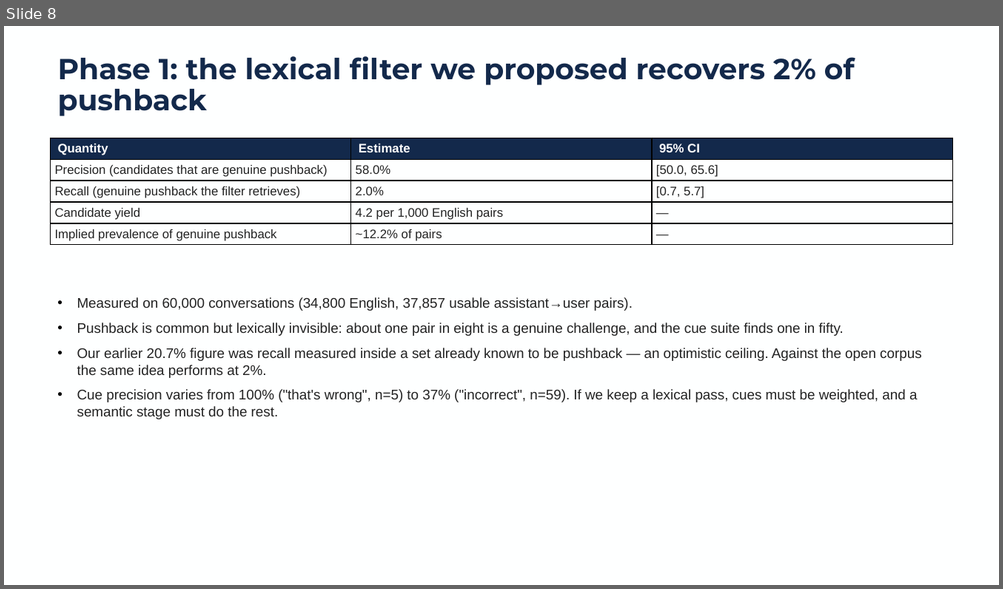
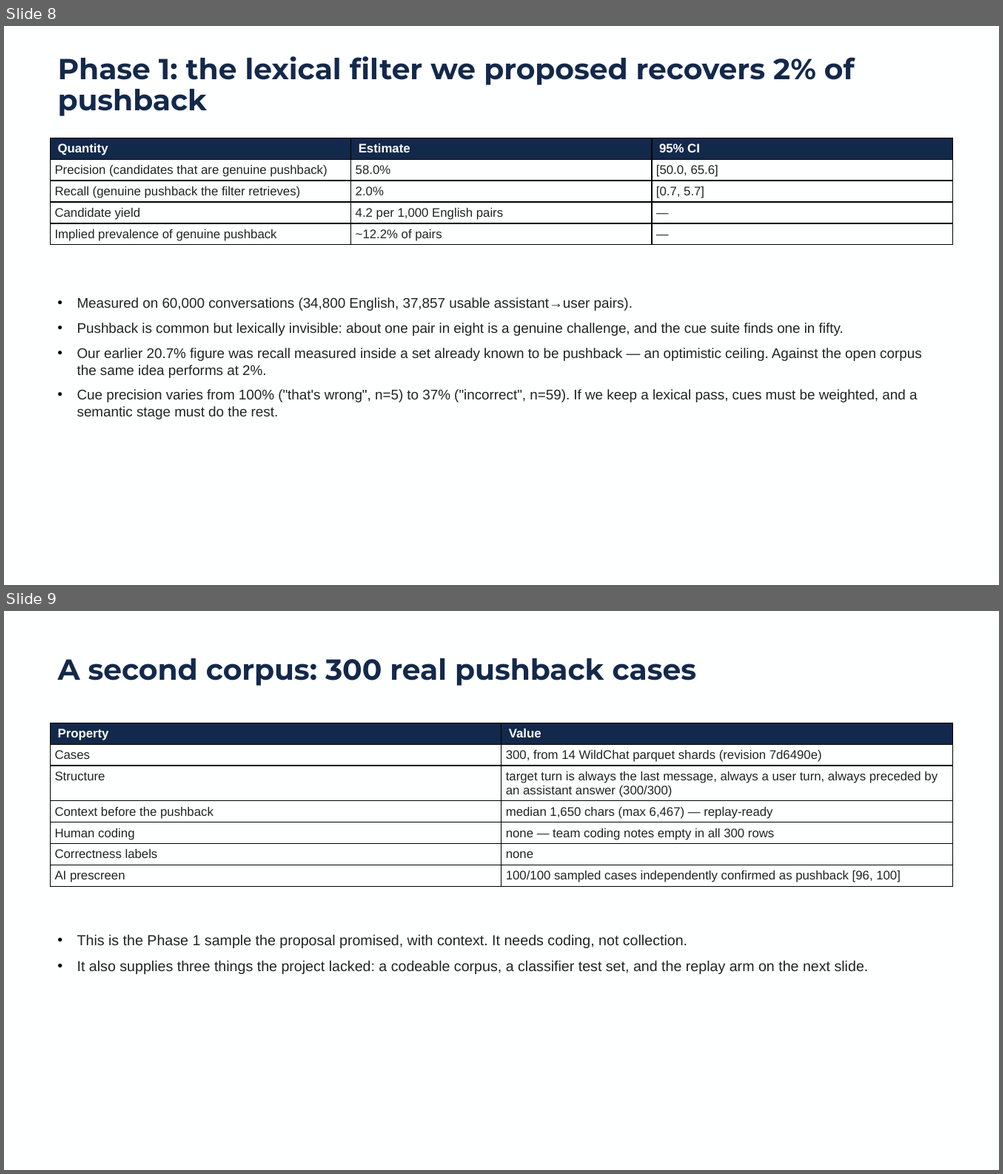
Before and after one commit to Devansh63/cs598-pushback-test, a slide deck: Devansh/progress/Progress_Slides.pptx. Shown one above the other, each under a label of ours: slide 8 before the commit, slides 8 and 9 after it. The pictures are 1003x589 and 1003x1174 pixels, drawn with LibreOffice and Linux fonts; fonts in the diff are those of the drawing; background and template pictures are left out. Boxes give left, top, right and bottom in pixels: in the first picture for what was removed or moved away, otherwise in the second. Text is boxed around its words. In the diff, an @@ line names an element or a change of style, - is before the commit and + after.

Commit message:
Add pushback_300 corpus: parse, audit, coding checks, natural-context replay
- loader for 300 real WildChat pushback cases (raw conversation text stays local)
- AI prescreen precision 100/100 on a 100-case sample
- 10-code reproducibility: nine codes at kappa 0.70-0.90; bare disagreement 0.26
  (0.40 with the workbook's own mutual-exclusion rule)
- natural-context replay (600 trials): 72-78% adoption vs 0-8% in the
  supplied-history pilot, matching the published 67-77% range
- PROGRESS, HANDOFF, README updated; deck extended to 12 slides

```diff
--- a/Devansh/progress/Progress_Slides.pptx
+++ b/Devansh/progress/Progress_Slides.pptx
@@ slide 9 added at [4, 611, 999, 1170], background picture (left out) @@
@@ title added at [58, 658, 697, 686], 28 pt, text #13294B, bold @@
+A second corpus: 300 real pushback cases
@@ table added at [51, 723, 951, 886], 7 rows, 2 columns @@
+Property | Value
+Cases | 300, from 14 WildChat parquet shards (revision 7d6490e)
+Structure | target turn is always the last message, always a user turn, always preceded by an assistant answer (300/300)
+Context before the pushback | median 1,650 chars (max 6,467) — replay-ready
+Human coding | none — team coding notes empty in all 300 rows
+Correctness labels | none
+AI prescreen | 100/100 sampled cases independently confirmed as pushback [96, 100]
@@ text added at [77, 934, 868, 974], 14 pt, text #222222 @@
+• This is the Phase 1 sample the proposal promised, with context. It needs coding, not collection.
+• It also supplies three things the project lacked: a codeable corpus, a classifier test set, and the replay arm on the next slide.
```
Also in this commit, not shown: 1 slide changed, 2 other slides added, 17 other files.
